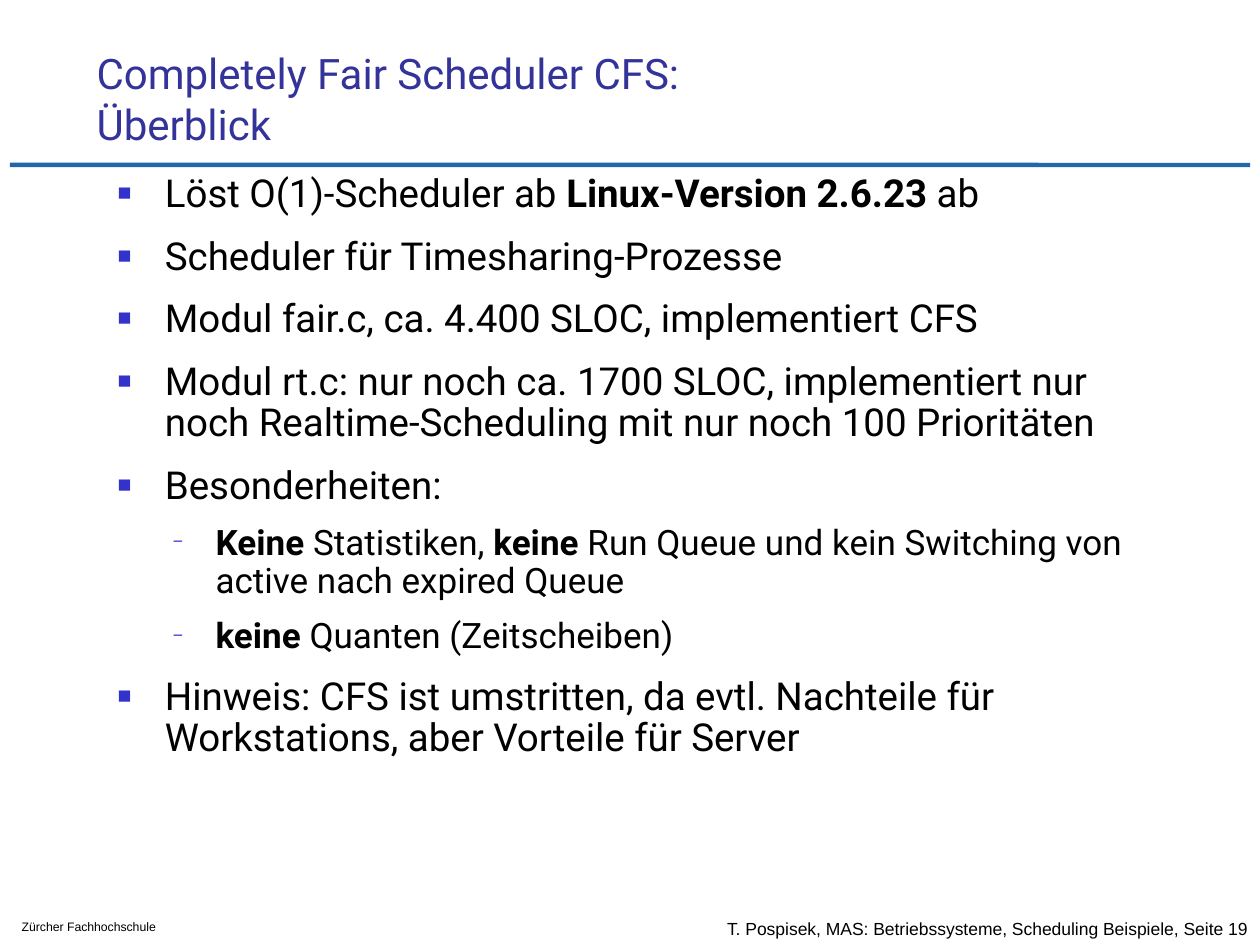
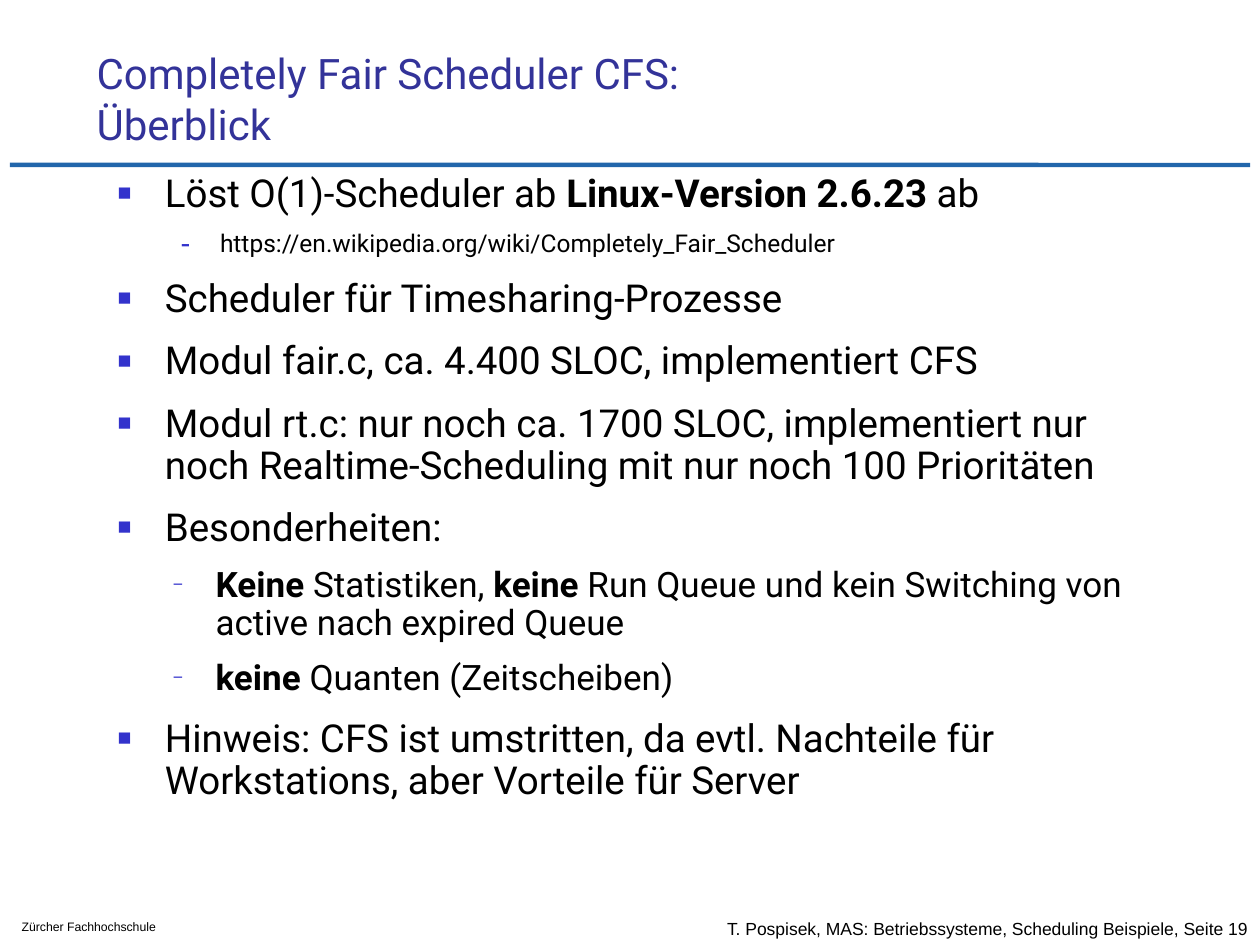
Before and after one commit to tpo/betriebssysteme, a slide deck: slide 19 of 06_CPU_Scheduling_Fallbeispiele.odp. Drawn at 1260x945 pixels with LibreOffice and Linux fonts; fonts in the diff are those of the drawing; background and template pictures are left out. Boxes give left, top, right and bottom in pixels: in the first picture for what was removed or moved away, otherwise in the second. Text is boxed around its words. In the diff, an @@ line names an element or a change of style, - is before the commit and + after.

Commit message:
+ Literaturangabe zu CFS

```diff
--- a/06_CPU_Scheduling_Fallbeispiele.odp
+++ b/06_CPU_Scheduling_Fallbeispiele.odp
@@ text at bbox=[220, 233, 835, 258]: paragraph added @@
+  – https://en.wikipedia.org/wiki/Completely_Fair_Scheduler
```
